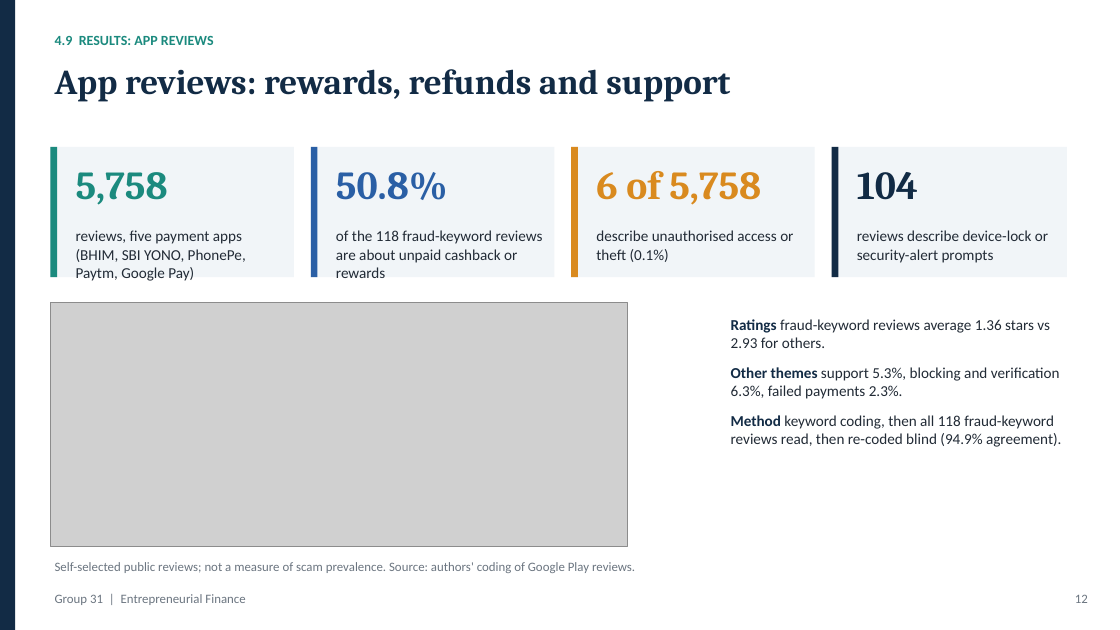
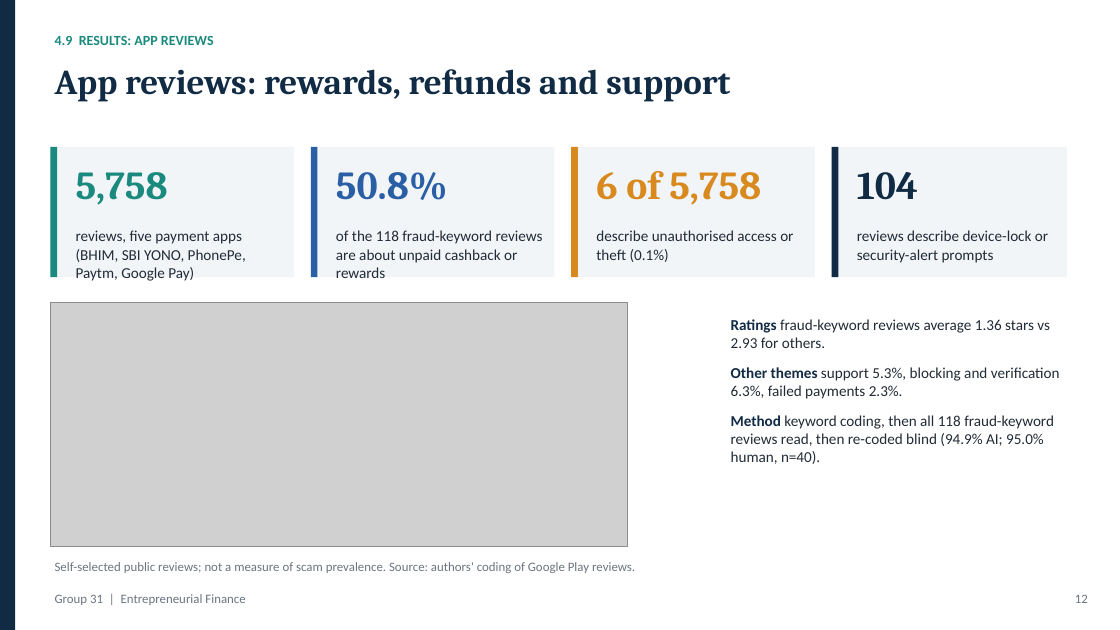
Before and after one commit to sahsudhanshu/EF, a slide deck: slide 12 of Group_31/slides/Group_31_Presentation_Final.pptx. Drawn at 1120x630 pixels with LibreOffice and Linux fonts; fonts in the diff are those of the drawing; grey boxes stand for pictures. Boxes give left, top, right and bottom in pixels: in the first picture for what was removed or moved away, otherwise in the second. Text is boxed around its words. In the diff, an @@ line names an element or a change of style, - is before the commit and + after.

```diff
--- a/Group_31/slides/Group_31_Presentation_Final.pptx
+++ b/Group_31/slides/Group_31_Presentation_Final.pptx
@@ text at [731,415,1054,464]: text changed @@
-Method keyword coding, then all 118 fraud-keyword reviews read, then re-coded blind (94.9% agreement).
+Method keyword coding, then all 118 fraud-keyword reviews read, then re-coded blind (94.9% AI; 95.0% human, n=40).
```
Also in this commit, not shown: 1 other slide changed, 14 other files.
